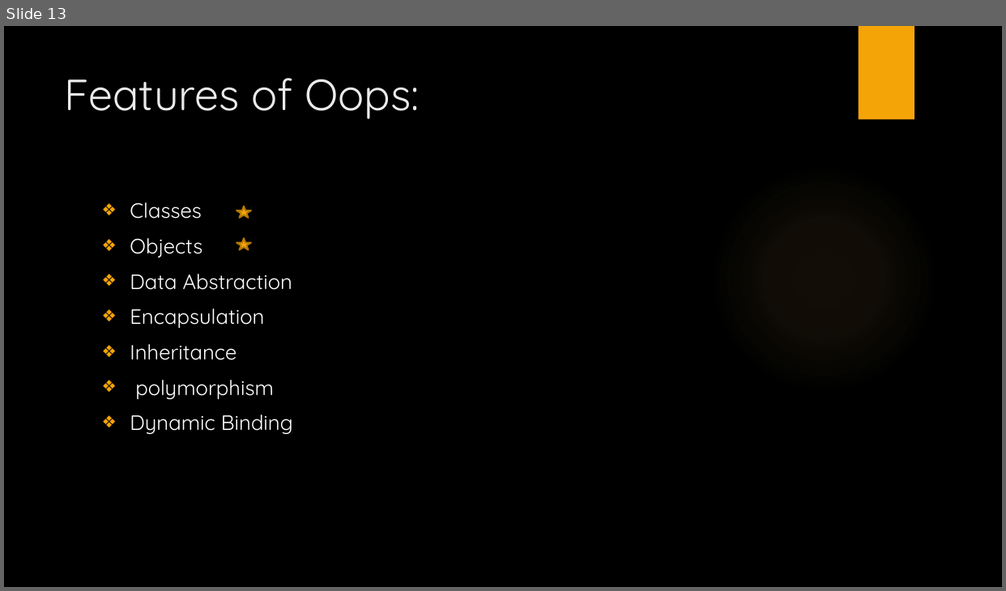
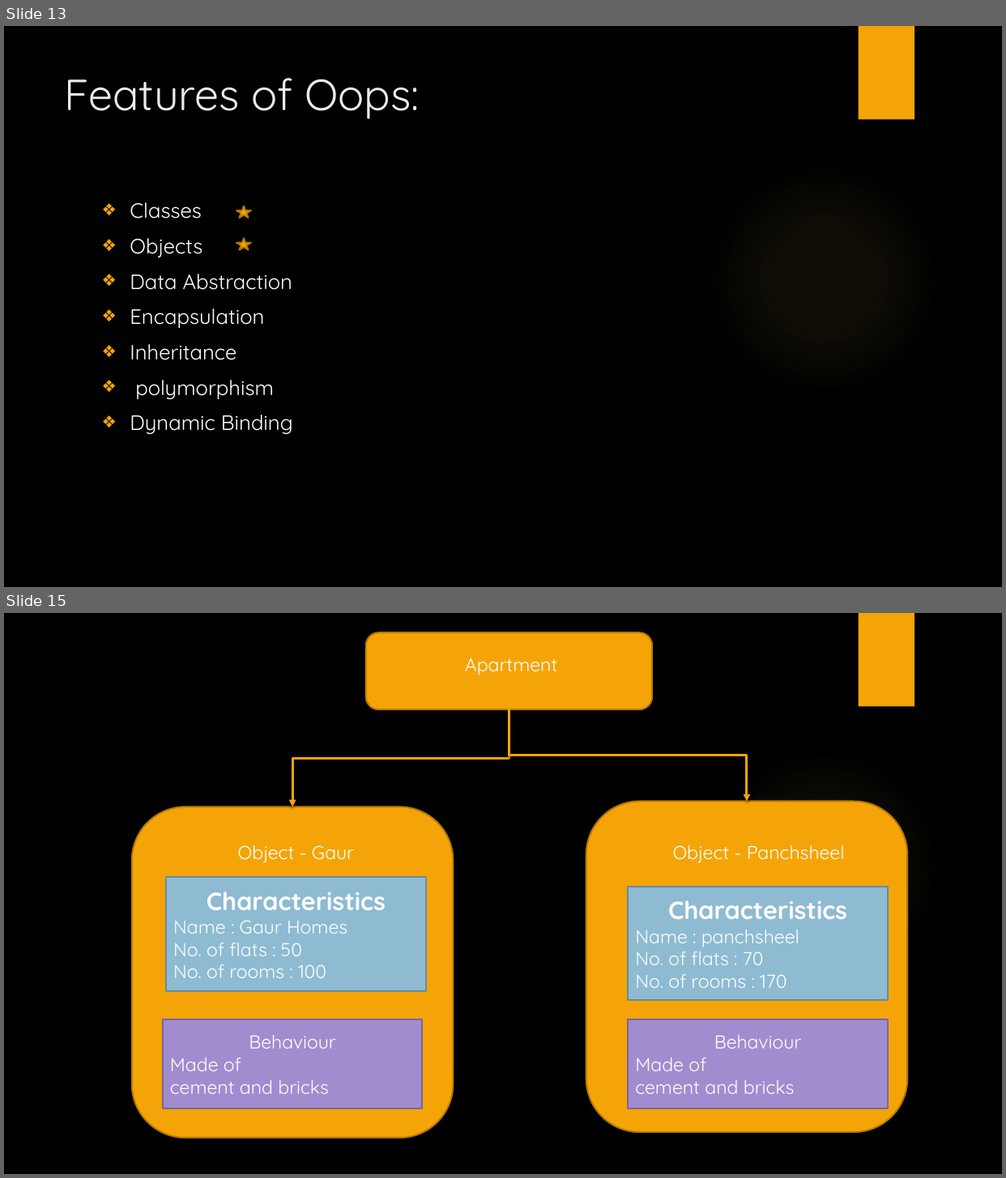
Before and after one commit to SanchitaMishra170676/javaBasics, a slide deck: Webinar.pptx. Shown one above the other, each under a label of ours: slide 13 before the commit, slides 13 and 15 after it; the slides between them are not shown. The pictures are 1006x591 and 1006x1178 pixels, drawn with LibreOffice and Linux fonts; fonts in the diff are those of the drawing; background and template pictures are left out. Boxes give left, top, right and bottom in pixels: in the first picture for what was removed or moved away, otherwise in the second. Text is boxed around its words. In the diff, an @@ line names an element or a change of style, - is before the commit and + after.

```diff
--- a/Webinar.pptx
+++ b/Webinar.pptx
@@ slide 15 added at (4, 613, 1002, 1174), background picture (left out); not listed: 2 template elements that a slide beside it also shows @@
@@ rounded rectangle added at (365, 632, 652, 709), fill #F5A408, outline #B57906 1.5 pt @@
@@ text added at (465, 658, 558, 675), 18 pt, text #FFFFFF @@
+Apartment
@@ elbow arrow added from (509, 709) to (292, 807), #F5A408 2.25 pt @@
@@ elbow arrow added from (509, 709) to (747, 802), #F5A408 2.25 pt @@
@@ rounded rectangle added at (132, 807, 454, 1138), fill #F5A408, outline #B57906 1.5 pt @@
@@ rounded rectangle added at (586, 802, 908, 1132), fill #F5A408, outline #B57906 1.5 pt @@
@@ text added at (238, 845, 354, 863), 18 pt, text #FFFFFF @@
+Object - Gaur
@@ text added at (673, 845, 845, 863), 18 pt, text #FFFFFF @@
+Object - Panchsheel
@@ rectangle added at (167, 877, 426, 991), fill #8EBBD2, outline #698A9B 1.5 pt, 18 pt, text #FFFFFF @@
+Characteristics
+Name : Gaur Homes
+No. of flats : 50
+No. of rooms : 100
@@ rectangle added at (629, 886, 889, 1000), fill #8EBBD2, outline #698A9B 1.5 pt, 18 pt, text #FFFFFF @@
+Characteristics
+Name : panchsheel
+No. of flats : 70
+No. of rooms : 170
@@ rectangle added at (163, 1020, 423, 1109), fill #A18CD0, outline #77689A 1.5 pt, 18 pt, text #FFFFFF @@
+Behaviour
+Made of
+cement and bricks
@@ rectangle added at (629, 1020, 889, 1109), fill #A18CD0, outline #77689A 1.5 pt, 18 pt, text #FFFFFF @@
+Behaviour
+Made of
+cement and bricks
```
Also in this commit, not shown: 6 other slides added.
